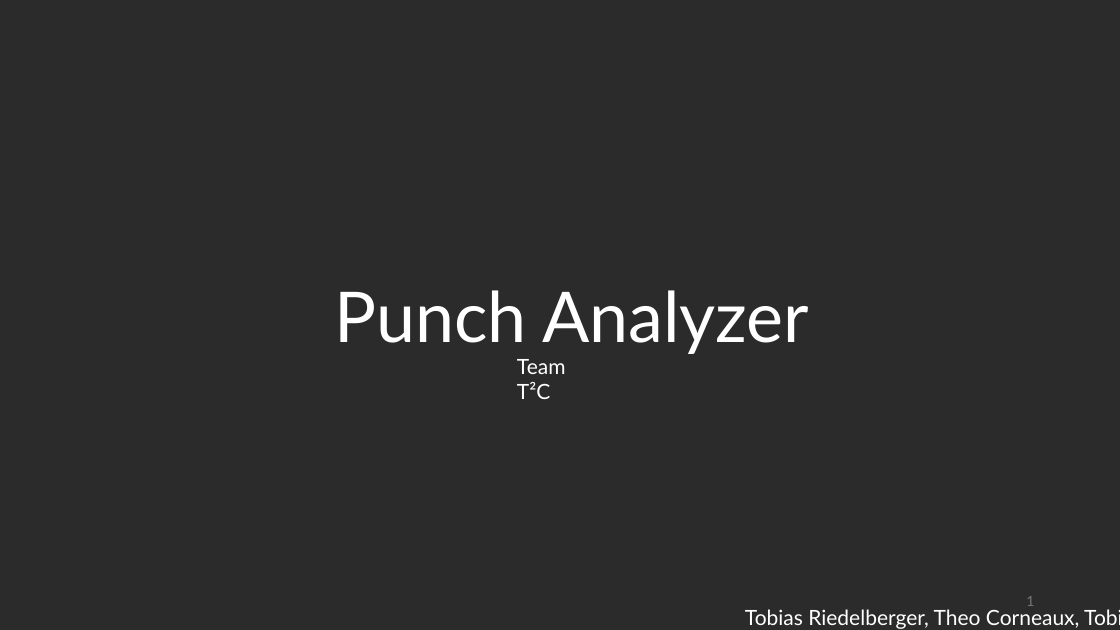
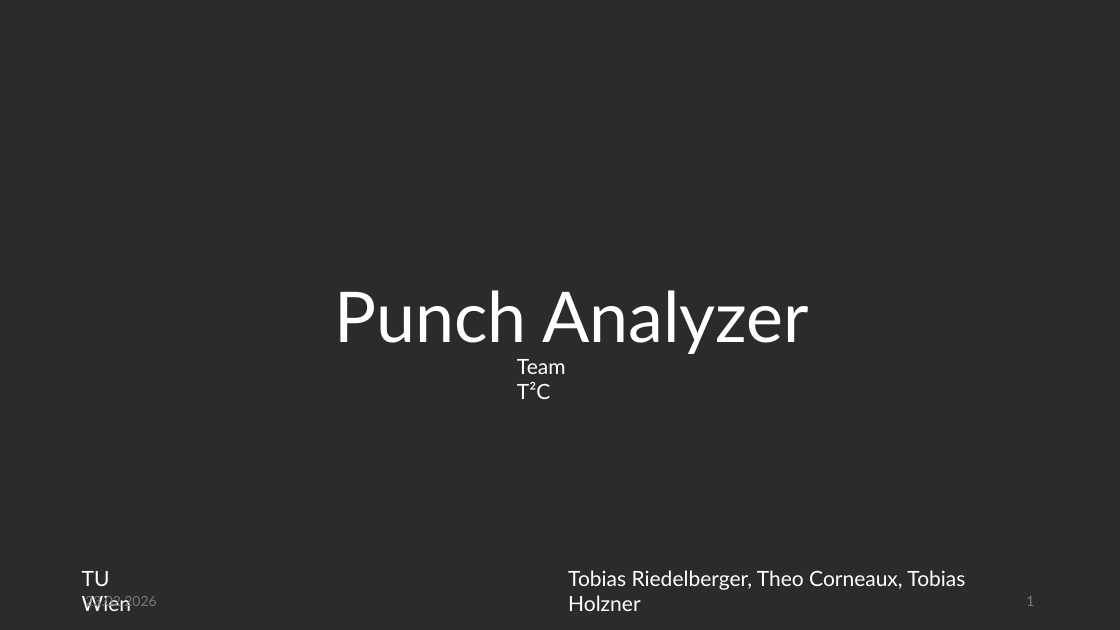
Before and after one commit to e12413440/micropython-hands-on-course, a slide deck: slide 1 of report/Präsentation.pptx. Drawn at 1120x630 pixels with LibreOffice and Linux fonts; fonts in the diff are those of the drawing; background and template pictures are left out; a plain dark background stands for a picture behind light text. Boxes give left, top, right and bottom in pixels: in the first picture for what was removed or moved away, otherwise in the second. Text is boxed around its words. In the diff, an @@ line names an element or a change of style, - is before the commit and + after.

```diff
--- a/report/Präsentation.pptx
+++ b/report/Präsentation.pptx
@@ text "Tobias Riedelberger, Theo Corneaux, Tobias ..." rewrapped from bbox=[745, 609, 1079, 629] to bbox=[568, 570, 965, 611] @@
@@ text "23.02.2026" rewrapped from bbox=[0, 586, 142, 620] to bbox=[85, 595, 156, 609] @@
@@ text added at bbox=[82, 571, 131, 611], 18 pt, text #FFFFFF @@
+TU Wien
```
Also in this commit, not shown: 1 other slide changed, 2 slides removed, 1 other file.
